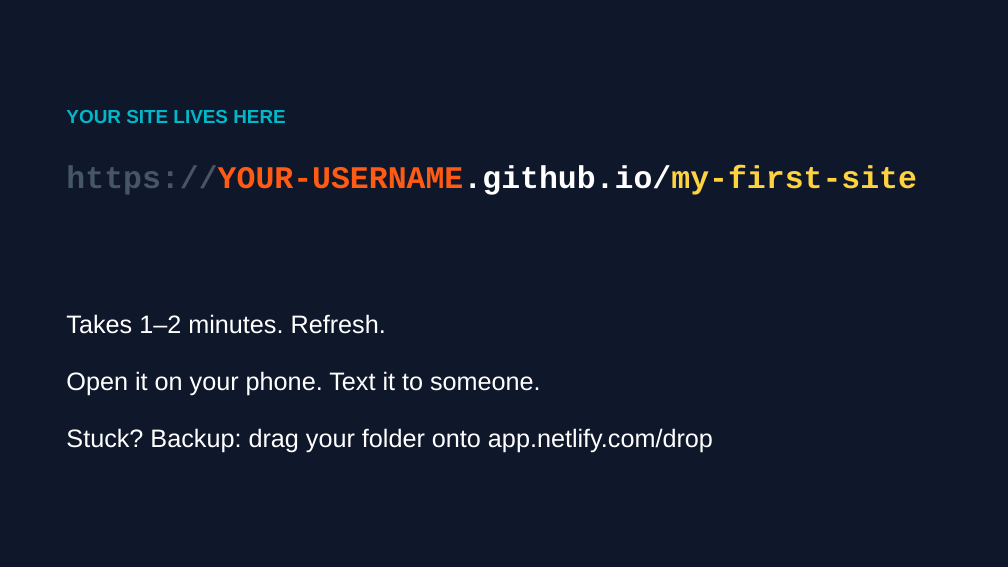
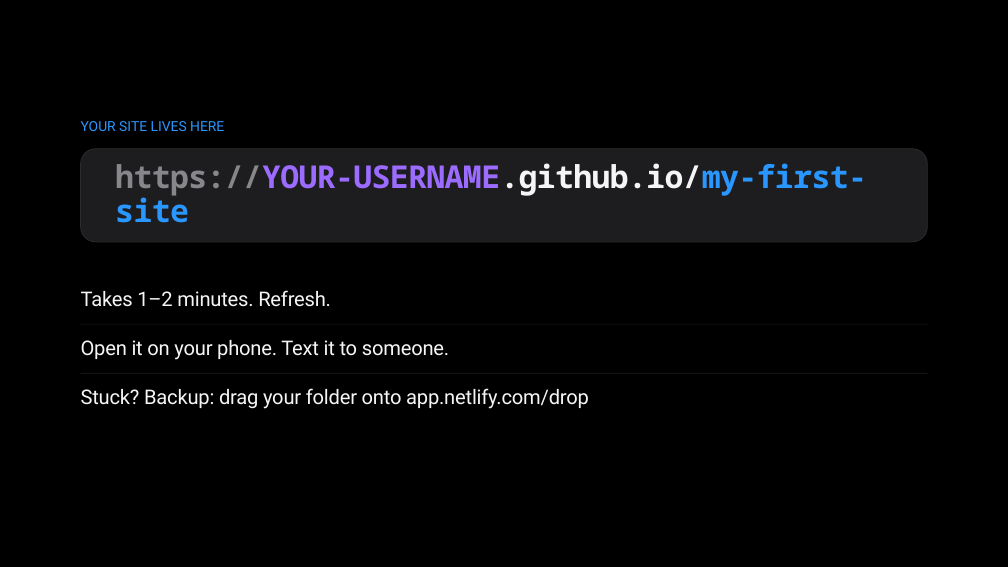
Before and after one commit to siddharthsivaramancode/ai-workshop, a slide deck: slide 19 of slideshows/session-01-kickoff.pptx. Drawn at 1008x567 pixels with LibreOffice and Linux fonts; fonts in the diff are those of the drawing. Boxes give left, top, right and bottom in pixels: in the first picture for what was removed or moved away, otherwise in the second. Text is boxed around its words. In the diff, an @@ line names an element or a change of style, - is before the commit and + after.

```diff
--- a/slideshows/session-01-kickoff.pptx
+++ b/slideshows/session-01-kickoff.pptx
@@ background #0F172A to #000000 @@
@@ text "YOUR SITE LIVES HERE": place and size @@
-text "YOUR SITE LIVES HERE" at (66,110,285,123)
+text "YOUR SITE LIVES HERE" at (81,121,224,131)
@@ text "YOUR SITE LIVES HERE" at (81,121,224,131): size 18 to 13.2 pt, font Arial to Roboto, text colour #00B8C9 to #2997FF, bold off; line spacing 1 to 0.9 @@
@@ rounded rectangle "https://YOUR-USERNAME.github.io/my-first-site": place and size @@
-rounded rectangle "https://YOUR-USERNAME.github.io/my-first-site" at (66,166,917,195)
+rounded rectangle "https://YOUR-USERNAME.github.io/my-first-site" at (81,149,928,242)
@@ rounded rectangle "https://YOUR-USERNAME.github.io/my-first-site" at (81,149,928,242): font Courier New to Noto Sans Mono, letter spacing 0 to -0.6 pt; text colour #475569 to #86868B, text colour #FF5B14 to gradient #4FA3FF to #9C6BFF to #F06BAA, text colour #FFFFFF to #F5F5F7, text colour #FFD23F to #2997FF in "https://YOUR-USERNAME.github.io/my-first-site"; line spacing 1 to 0.9; vertical alignment top to middle; fill none to #1D1D1F; outline none to #2C2C2E 0.75 pt @@
@@ text "Takes 1–2 minutes. Refresh.": place and size @@
-text "Takes 1–2 minutes. Refresh." at (66,314,386,334)
+text "Takes 1–2 minutes. Refresh." at (81,290,331,307)
@@ text "Open it on your phone. ...": place and size @@
-text "Open it on your phone. ..." at (66,371,541,396)
+text "Open it on your phone. ..." at (81,340,449,360)
@@ rectangle added at (81,324,928,324), fill #1F1F1F @@
@@ size 24 to 19.2 pt, font Arial to Roboto, text colour #FFFFFF to #F5F5F7, letter spacing 0 to -0.2 pt; line spacing 1 to 0.98; vertical alignment top to middle in 3 elements at (81,290,331,307), (81,340,449,360), (81,388,589,409) @@
@@ text "Stuck? Backup: drag your folder ...": place and size @@
-text "Stuck? Backup: drag your folder ..." at (66,428,713,452)
+text "Stuck? Backup: drag your folder ..." at (81,388,589,409)
@@ rectangle added at (81,373,928,374), fill #1F1F1F @@
```
Also in this commit, not shown: 21 other slides changed, 1 other file.
